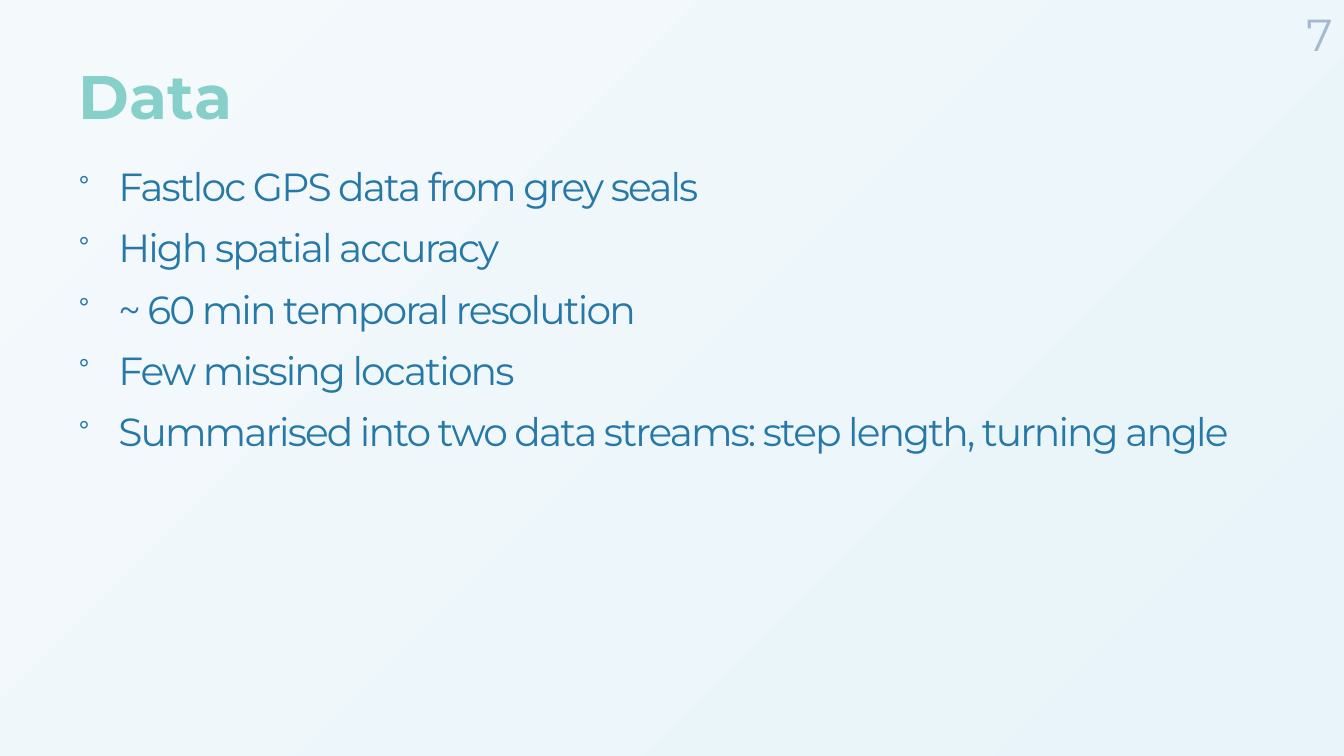
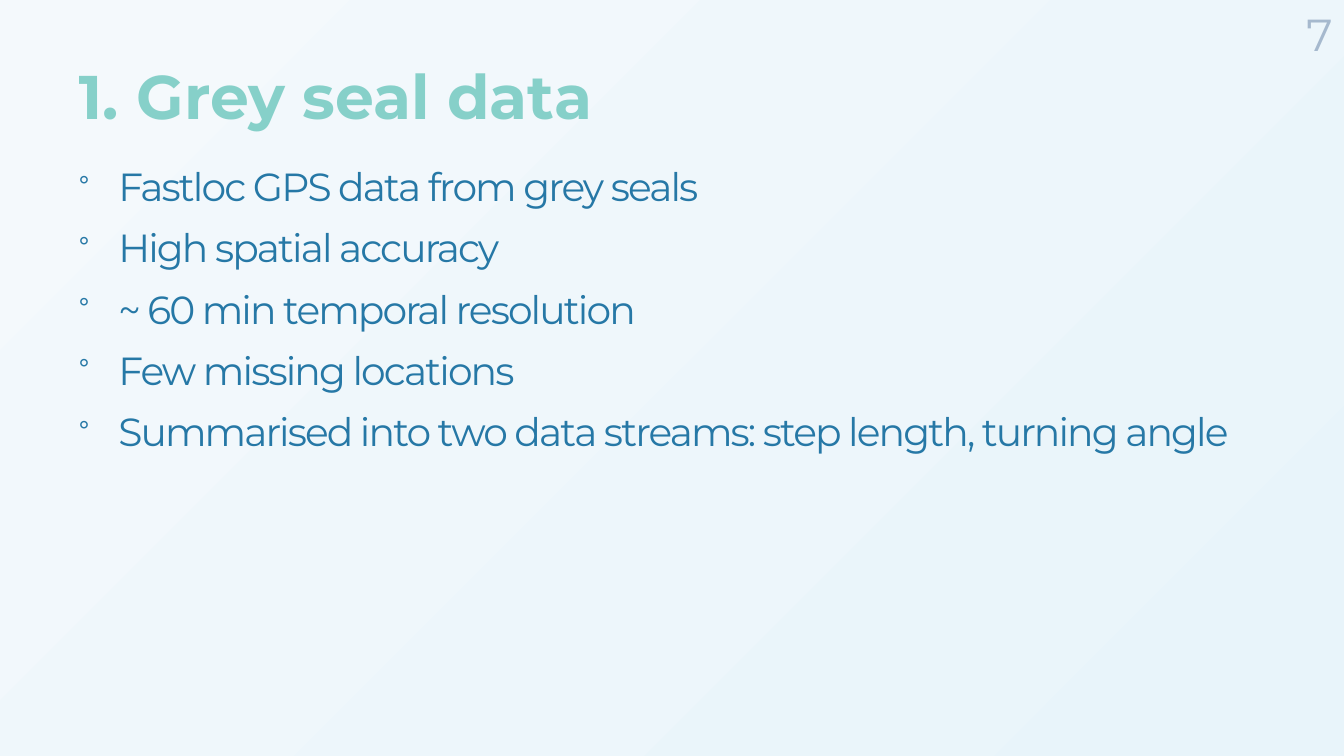
Before and after one commit to MarieAugerMethe/DFO_HMM_2022, a slide deck: slide 7 of Day1/HMM_Tutorial_Day1.pptx. Drawn at 1344x756 pixels with LibreOffice and Linux fonts; fonts in the diff are those of the drawing; background and template pictures are left out. Boxes give left, top, right and bottom in pixels: in the first picture for what was removed or moved away, otherwise in the second. Text is boxed around its words. In the diff, an @@ line names an element or a change of style, - is before the commit and + after.

```diff
--- a/Day1/HMM_Tutorial_Day1.pptx
+++ b/Day1/HMM_Tutorial_Day1.pptx
@@ title at [79,73,592,132]: text changed @@
-Data
+1. Grey seal data
```
Also in this commit, not shown: 6 other slides changed, 7 slides added, 2 slides removed, 7 other files.
